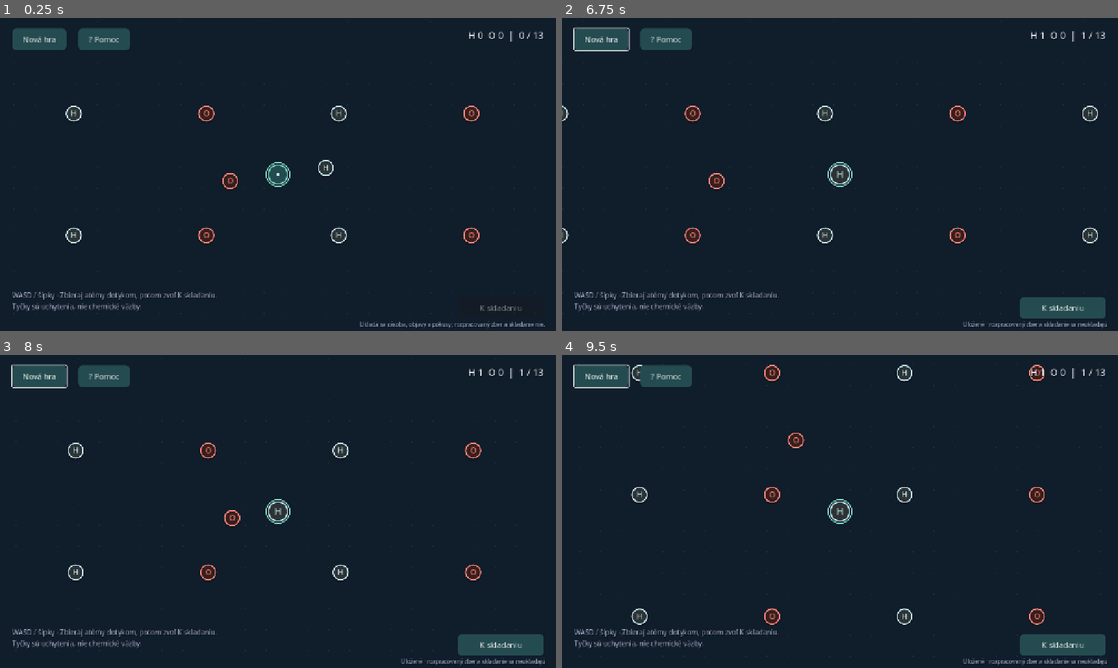
Above: before the commit, frames 1-4 (two rows, left to right).
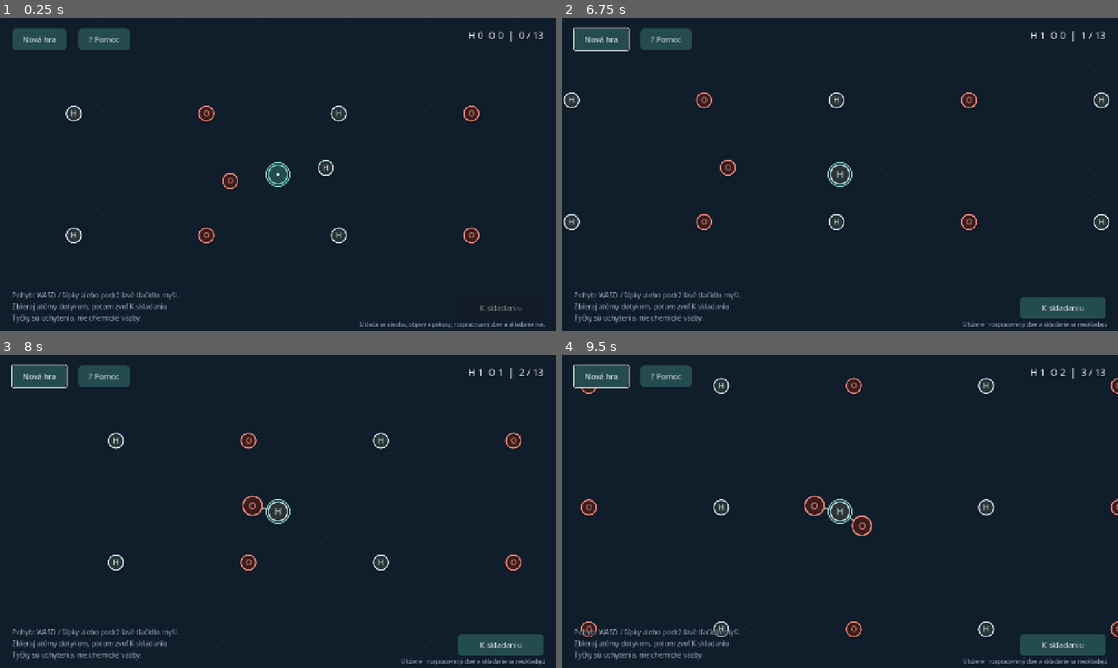
Above: after the commit, the same moments.

Repository: UCM-MS/T2-Alchemio
Game: Godot game, scene res://scenes/main.tscn
The game is run twice, just before and just after one commit, with the same random seed, the same clock (stepped at 60 frames per second) and the same inputs.
Inputs (mouse positions are in pixels of both pictures, inside the frame that each line leads up to):
- Up to frame 1 (0.25 s): no input
- Up to frame 2 (6.75 s): click "Nová hra" at 0.5 s; click "? Pomoc" at 1.25 s; click "Zrušiť" at 2 s; tap Enter at 2.75, 5.75 s; move the mouse to (962, 158) at 2.77 s; hold D (move_right) 2.78-3.5 s; hold Delete (delete_bond) 2.78-3.5 s; click (962, 158) at 2.92 s; click "K skladaniu" at 3.5 s; click "Začať odznova" at 4.25 s; tap Space at 5 s; drag from (728, 190) to (812, 237) at 5.02 s; move the mouse to (895, 105) at 5.77 s; hold D (move_right) 5.78-6.5 s; hold Delete (delete_bond) 5.78-6.5 s; click (895, 105) at 5.92 s; drag from (812, 237) to (673, 127) at 6.52 s
- Up to frame 3 (8 s): move the mouse to (444, 558) at 7.27 s; hold A (move_left) from 7.28 s (still down); hold Delete (delete_bond) from 7.28 s (still down); click (444, 558) at 7.42 s
- Up to frame 4 (9.5 s): release A (move_left) at 8 s; release Delete (delete_bond) at 8 s; drag from (673, 464) to (756, 433) at 8.02 s; move the mouse to (867, 511) at 8.77 s; hold S (move_down) from 8.78 s (still down); hold Delete (delete_bond) from 8.78 s (still down); click (867, 511) at 8.92 s

The runs differ from the first frame. In frame 1, 0.9% of the frame differs, in the area x 2-39%, y 87-98%; in frame 2, 3.4%; in frame 3, 3.2%; in frame 4, 4.2%, in the area x 2-100%, y 3-98%.

Commit message:
Add mouse steering and right-drag bond creation

Diff:
--- a/scripts/assembly_board.gd
+++ b/scripts/assembly_board.gd
@@ -15,7 +15,6 @@
 var positions: Dictionary = {}
 var inventory_target: PanelContainer
 var selected_bond := ""
-var bond_mode := false
 var drawing_bond := false
 var bond_cursor := Vector2.ZERO
 var dragging := -1
@@ -40,6 +39,7 @@
 	clip_contents = true
 	focus_mode = Control.FOCUS_ALL
 	resized.connect(_clamp_positions)
+	get_window().focus_exited.connect(cancel_interaction)
 
 func _process(delta: float) -> void:
 	if inspected_atom < 0 or not is_visible_in_tree():
@@ -120,50 +120,18 @@
 func _gui_input(event: InputEvent) -> void:
 	if graph.finalized:
 		return
-	if event is InputEventMouseButton and event.button_index == MOUSE_BUTTON_LEFT:
-		if event.pressed:
-			grab_focus()
-			var id := _atom_at(event.position)
-			_select_bond("" if id >= 0 else _bond_at(event.position))
-			dragging = id
-			drag_moved = false
-			drawing_bond = bond_mode and id >= 0
-			double_click = event.double_click and id >= 0 and id == inspected_atom
-			if id < 0:
-				inspected_atom = -1
-			else:
-				drag_origin = positions[id]
-				bond_cursor = event.position
-				drag_offset = drag_origin - event.position
-				if not drawing_bond:
-					drag_start_positions = {id: drag_origin}
-					if id != inspected_atom:
-						for group in recognized:
-							if not group.substance.is_empty() and id in group.atom_ids:
-								for member in group.atom_ids:
-									drag_start_positions[member] = positions[member]
-								break
-		else:
-			if dragging >= 0 and drag_moved and not drawing_bond and _over_inventory(event.position):
-				var id := dragging
-				# Dropping an inspected atom from a molecule packs the original whole model.
-				positions.merge(drag_start_positions, true)
-				drag_moved = false
-				_end_drag()
-				pack_atom(id)
-				accept_event()
-				return
-			var target_id := _atom_at(event.position)
-			if drawing_bond and drag_moved and target_id >= 0 and target_id != dragging:
-				var order: int = graph.order_between(dragging, target_id)
-				if order < 3:
-					connect_atoms(dragging, target_id, order + 1)
-			elif dragging >= 0 and not drag_moved and target_id == dragging:
-				if inspected_atom != dragging:
-					electron_orbit_phase = 0.0
-				inspected_atom = dragging
-				show_all_shells = double_click
-			_end_drag()
+	if event is InputEventMouseButton and event.button_index in [MOUSE_BUTTON_LEFT, MOUSE_BUTTON_RIGHT]:
+		var right_button: bool = event.button_index == MOUSE_BUTTON_RIGHT
+		if dragging >= 0 and drawing_bond != right_button:
+			accept_event()
+			return
+		if event.canceled:
+			cancel_interaction()
+		elif event.pressed:
+			if dragging < 0:
+				_begin_drag(event, right_button)
+		elif dragging >= 0:
+			_finish_drag(event.position)
 		queue_redraw()
 		accept_event()
 	elif event is InputEventMouseMotion and dragging >= 0:
@@ -181,6 +149,53 @@
 	elif event.is_action_pressed("delete_bond"):
 		delete_selected_bond()
 		accept_event()
+
+func _begin_drag(event: InputEventMouseButton, right_button: bool) -> void:
+	var id := _atom_at(event.position)
+	if right_button and id < 0:
+		return
+	grab_focus()
+	_select_bond("" if id >= 0 else _bond_at(event.position))
+	if id < 0:
+		inspected_atom = -1
+		return
+	dragging = id
+	drag_moved = false
+	drawing_bond = right_button
+	drag_origin = positions[id]
+	drag_offset = drag_origin - event.position
+	bond_cursor = event.position
+	if drawing_bond:
+		return
+	double_click = event.double_click and id == inspected_atom
+	drag_start_positions = {id: drag_origin}
+	if id != inspected_atom:
+		for group in recognized:
+			if not group.substance.is_empty() and id in group.atom_ids:
+				for member in group.atom_ids:
+					drag_start_positions[member] = positions[member]
+				break
+
+func _finish_drag(point: Vector2) -> void:
+	var target_id := _atom_at(point)
+	if drawing_bond:
+		if target_id >= 0 and target_id != dragging:
+			var order: int = graph.order_between(dragging, target_id)
+			if order < 3:
+				connect_atoms(dragging, target_id, order + 1)
+	elif drag_moved and _over_inventory(point):
+		var id := dragging
+		# Pack the original model even if only its inspected atom was being moved.
+		positions.merge(drag_start_positions, true)
+		drag_moved = false
+		pack_atom(id)
+		return
+	elif not drag_moved and target_id == dragging:
+		if inspected_atom != dragging:
+			electron_orbit_phase = 0.0
+		inspected_atom = dragging
+		show_all_shells = double_click
+	_end_drag()
 
 func _over_inventory(point: Vector2) -> bool:
 	return inventory_target != null and inventory_target.get_global_rect().has_point(get_global_transform() * point)
@@ -256,11 +271,6 @@
 	_end_drag()
 	_select_bond("")
 	inspected_atom = -1
-	queue_redraw()
-
-func set_bond_mode(enabled: bool) -> void:
-	_end_drag()
-	bond_mode = enabled
 	queue_redraw()
 
 func _draw() -> void:
--- a/scripts/assembly_panel.gd
+++ b/scripts/assembly_panel.gd
@@ -6,13 +6,13 @@
 const UI = preload("res://scripts/workspace_ui.gd")
 const BoardScene = preload("res://scenes/assembly_board.tscn")
 const HelpDialog = preload("res://scripts/help_dialog.gd")
-const CONTROLS_HELP := """Klik na atóm ukáže vonkajšiu vrstvu, dvojklik všetky vrstvy. S nástrojom Vytvoriť väzbu potiahni z jedného atómu na druhý. Rovnakým ťahom pridáš druhú a tretiu čiaru.
-
-Kliknutím na čiaru vyberieš väzbu. Odstrániš ju tlačidlom Odstrániť väzbu alebo klávesom Delete. S nástrojom Presunúť atóm potiahni rozkliknutý atóm, ak chceš pohnúť iba ním. Potiahnutím nerozkliknutého atómu presunieš celú rozpoznanú molekulu.
+const CONTROLS_HELP := """Klik na atóm ukáže vonkajšiu vrstvu, dvojklik všetky vrstvy. Podrž pravé tlačidlo myši na atóme a pusť ho nad druhým atómom. Rovnakým ťahom pridáš druhú a tretiu čiaru.
+
+Kliknutím na čiaru vyberieš väzbu. Odstrániš ju tlačidlom Odstrániť väzbu alebo klávesom Delete. Ľavým tlačidlom potiahni rozkliknutý atóm, ak chceš pohnúť iba ním. Potiahnutím nerozkliknutého atómu presunieš celú rozpoznanú molekulu.
 
 Zelený obrys označuje rozpoznaný model. Hra kontroluje, ktoré atómy sú spojené a akými väzbami. Polohu atómov môžeš meniť.
 
-V režime presunu potiahni atóm alebo rozpoznanú molekulu do inventára vľavo. Z nedokončeného modelu sa odpojí vybraný atóm. Kartu z inventára môžeš potiahnuť späť na voľné miesto na ploche.
+Ľavým tlačidlom potiahni atóm alebo rozpoznanú molekulu do inventára vľavo. Z nedokončeného modelu sa odpojí vybraný atóm. Kartu z inventára môžeš potiahnuť späť na voľné miesto na ploche.
 
 Do laboratória prenesieš iba obsah inventára. Dokončením skladania zahodíš všetko, čo ostalo na ploche."""
 const DUET_IMAGE = preload("res://assets/hydrogen_duet.svg")
@@ -30,7 +30,6 @@
 var confirmation: ConfirmationDialog
 var result_page: VBoxContainer
 var delete_button: Button
-var bonds_button: Button
 var result: Dictionary = {}
 var heading: Label
 var instructions: Label
@@ -68,30 +67,16 @@
 	var sidebar := UI.panel(workspace)
 	sidebar.custom_minimum_size.x = 246
 	controls = UI.column(sidebar, 8)
-	UI.label(controls, "NÁSTROJE", 13, UI.MUTED, true)
-	var move_button := UI.button(controls, "⊕    Presunúť atóm")
-	bonds_button = UI.button(controls, "═    Vytvoriť väzbu")
-	for tool in [move_button, bonds_button]:
-		tool.alignment = HORIZONTAL_ALIGNMENT_LEFT
-		tool.custom_minimum_size.y = 46
-	var modes := ButtonGroup.new()
-	for button in [move_button, bonds_button]:
-		button.toggle_mode = true
-		button.button_group = modes
-	move_button.button_pressed = true
-	move_button.pressed.connect(func():
-		board.set_bond_mode(false)
-		instructions.text = "Potiahni atóm alebo molekulu na iné miesto."
-	)
-	bonds_button.pressed.connect(func():
-		board.set_bond_mode(true)
-		instructions.text = "Potiahni medzi atómami. Opakovaním vytvoríš dvojitú alebo trojitú väzbu."
-	)
+	UI.label(controls, "OVLÁDANIE", 13, UI.MUTED, true)
+	UI.label(controls, "Ľavé tlačidlo", 16, UI.TEXT, true)
+	UI.label(controls, "Presuň atóm alebo molekulu.", 14, UI.MUTED).autowrap_mode = TextServer.AUTOWRAP_WORD_SMART
+	UI.label(controls, "Pravé tlačidlo", 16, UI.TEXT, true)
+	UI.label(controls, "Potiahni medzi atómami. Opakovaním pridáš ďalšiu väzbu.", 14, UI.MUTED).autowrap_mode = TextServer.AUTOWRAP_WORD_SMART
 	delete_button = UI.button(controls, "×    Odstrániť väzbu")
 	delete_button.alignment = HORIZONTAL_ALIGNMENT_LEFT
 	delete_button.hide()
 	delete_button.pressed.connect(func(): board.delete_selected_bond())
-	instructions = UI.label(controls, "Potiahni atóm alebo molekulu. Na tvorbu väzieb vyber Vytvoriť väzbu.", 14, UI.MUTED)
+	instructions = UI.label(controls, "", 14, UI.MUTED)
 	instructions.autowrap_mode = TextServer.AUTOWRAP_WORD_SMART
 	var help_dialog := HelpDialog.new()
 	add_child(help_dialog)
@@ -150,7 +135,7 @@
 		stock.remove_child(child)
 		child.queue_free()
 	if board.graph.packed_items.is_empty():
-		var hint := UI.label(stock, "Vyber Presunúť atóm. Sem potiahni atóm alebo molekulu, ktorú chceš vziať do laboratória.", 15, UI.MUTED)
+		var hint := UI.label(stock, "Ľavým tlačidlom sem potiahni atóm alebo molekulu, ktorú chceš vziať do laboratória.", 15, UI.MUTED)
 		hint.autowrap_mode = TextServer.AUTOWRAP_WORD_SMART
 		return
 	var stacks := {}
--- a/scripts/collection_map.gd
+++ b/scripts/collection_map.gd
@@ -11,6 +11,8 @@
 var cargo: Array[Dictionary] = []
 var capacity: int
 var active := true
+var following_mouse := false
+var pointer_position := Vector2.ZERO
 var available_elements: Array[String] = ["H", "O"]
 
 func _ready() -> void:
@@ -23,6 +25,7 @@
 	add_child(collector)
 	collector.position = WORLD_SIZE / 2
 	collector.z_index = 1
+	get_window().focus_exited.connect(func(): following_mouse = false)
 	camera = Camera2D.new()
 	camera.limit_left = 0
 	camera.limit_top = 0
@@ -54,10 +57,26 @@
 	cargo_changed.emit(cargo.duplicate(true), capacity)
 	queue_redraw()
 
+func handle_map_input(event: InputEvent) -> void:
+	if not active:
+		return
+	if event is InputEventMouseButton and event.button_index == MOUSE_BUTTON_LEFT:
+		following_mouse = event.pressed and not event.canceled
+		pointer_position = event.position
+	elif event is InputEventMouseMotion and following_mouse:
+		pointer_position = event.position
+		following_mouse = (event.button_mask & MOUSE_BUTTON_MASK_LEFT) != 0
+
 func _physics_process(delta: float) -> void:
 	if not active:
 		return
-	collector.move_in_arena(Input.get_vector("move_left", "move_right", "move_up", "move_down"), delta, WORLD_SIZE)
+	var direction := Input.get_vector("move_left", "move_right", "move_up", "move_down")
+	if following_mouse and direction.is_zero_approx() and delta > 0.0:
+		# The camera moves under a held cursor, even between mouse motion events.
+		var target := get_global_transform_with_canvas().affine_inverse() * pointer_position
+		var offset: Vector2 = target - collector.position
+		direction = (offset / (Collector.SPEED * delta)).limit_length()
+	collector.move_in_arena(direction, delta, WORLD_SIZE)
 	if cargo.size() >= capacity:
 		return
 	for id in free_atoms.keys():
@@ -82,6 +101,7 @@
 	if not active or cargo.is_empty():
 		return
 	active = false
+	following_mouse = false
 	collection_finished.emit(cargo.duplicate(true))
 
 func resume_collection() -> void:
--- a/scripts/main.gd
+++ b/scripts/main.gd
@@ -62,7 +62,8 @@
 	screen.theme.set_stylebox("pressed", "Button", hover)
 	map_page = Control.new()
 	map_page.set_anchors_and_offsets_preset(Control.PRESET_FULL_RECT)
-	map_page.mouse_filter = Control.MOUSE_FILTER_IGNORE
+	map_page.mouse_filter = Control.MOUSE_FILTER_STOP
+	map_page.gui_input.connect(func(event: InputEvent): collection_map.handle_map_input(event))
 	screen.add_child(map_page)
 	cargo_label = add_label(map_page, "", 22)
 	cargo_label.set_anchors_and_offsets_preset(Control.PRESET_TOP_RIGHT)
@@ -155,7 +156,7 @@
 	help_button.text = "? Pomoc"
 	help_button.position = Vector2(180, 24)
 	map_page.add_child(help_button)
-	help_button.pressed.connect(func(): map_help.open("Zber atómov", "Pohybuj sa pomocou WASD alebo šípok. Atóm sa pripojí pri dotyku ľubovoľnou čas …(375 unchanged characters)…
+	help_button.pressed.connect(func(): map_help.open("Zber atómov", "Pohybuj sa pomocou WASD alebo šípok. Ak chceš ísť za kurzorom, podrž na mape ľavé tlačidlo myši. Atóm sa pripojí pri dotyku ľubovoľnou čas …(375 unchanged characters)…
 	reset_confirmation = ConfirmationDialog.new()
 	reset_confirmation.exclusive = true
 	reset_confirmation.title = "Nová hra?"
@@ -208,7 +209,7 @@
 	preview_page.hide()
 	target.add_child(preview_page)
 	preview_page.board.graph.configure_elements(research.available_elements)
-	preview_page.instructions.text += "  " + research.assembly_goal()
+	preview_page.instructions.text = research.assembly_goal()
 	preview_page.return_requested.connect(_return_to_map)
 	preview_page.completed.connect(_assembly_completed)
 	preview_page.new_collection_requested.connect(_new_collection)
@@ -301,7 +302,7 @@
 		parts.append("%s %d" % [symbol, counts.get(symbol, 0)])
 	cargo_label.text = "%s  |  %d / %d" % ["  ".join(parts), atoms.size(), capacity]
 	finish_button.disabled = atoms.is_empty()
-	hint_label.text = "WASD / šípky · Zbieraj atómy dotykom, potom zvoľ K skladaniu.\nTyčky sú uchytenia, nie chemické väzby."
+	hint_label.text = "Pohyb: WASD / šípky alebo podrž ľavé tlačidlo myši.\nZbieraj atómy dotykom, potom zvoľ K skladaniu.\nTyčky sú uchytenia, nie chemické väzby."
 	if atoms.size() >= capacity:
 		hint_label.text += "\nZberač je plný. Pokračuj k skladaniu."
 
--- a/tests/assembly_test.gd
+++ b/tests/assembly_test.gd
@@ -76,17 +76,19 @@
 	await click_board(board, board.positions[0])
 	await drag_board(board, board.positions[0], initial)
 	check(board.positions[0].distance_to(initial) < 1 and board.graph.bonds.is_empty(), "Move mode drags an inspected atom")
-	await click_control(panel.bonds_button)
+	var before_bonds: Dictionary = board.positions.duplicate()
 	await click_board(board, board.positions[0])
-	await drag_board(board, board.positions[0], board.positions[1])
+	await drag_board(board, board.positions[0], board.positions[1], MOUSE_BUTTON_RIGHT)
 	await click_board(board, board.positions[2])
-	await drag_board(board, board.positions[2], board.positions[1])
+	await drag_board(board, board.positions[2], board.positions[1], MOUSE_BUTTON_RIGHT)
 	await click_board(board, board.positions[3])
-	await drag_board(board, board.positions[3], board.positions[5])
-	await drag_board(board, board.positions[3], board.positions[5])
-	check(board.graph.preview().products == {"water": 1, "oxygen": 1}, "Mouse builds both molecules")
-	await drag_board(board, board.positions[3], board.positions[5])
-	await drag_board(board, board.positions[3], board.positions[5])
+	await drag_board(board, board.positions[3], board.positions[5], MOUSE_BUTTON_RIGHT)
+	await drag_board(board, board.positions[3], board.positions[5], MOUSE_BUTTON_RIGHT)
+	check(board.graph.preview().products == {"water": 1, "oxygen": 1} and board.positions == before_bonds, "Right drags build both molecules without moving atoms")
+	await drag_board(board, board.positions[0], Vector2(20, 25), MOUSE_BUTTON_RIGHT)
+	check(board.positions == before_bonds and board.graph.bonds.size() == 3, "Right release over empty space cancels the bond")
+	await drag_board(board, board.positions[3], board.positions[5], MOUSE_BUTTON_RIGHT)
+	await drag_board(board, board.positions[3], board.positions[5], MOUSE_BUTTON_RIGHT)
 	check(board.graph.order_between(3, 5) == 3, "Repeated gestures stop at a triple bond")
 	board.connect_atoms(3, 5, 2)
 	await click_board(board, (board.positions[0] + board.positions[1]) / 2)
@@ -109,7 +111,6 @@
 	# Separate molecules spatially to inspect green outlines, formulas and lines.
 	board.positions = {0: Vector2(110, 125), 1: Vector2(200, 185), 2: Vector2(290, 125), 3: Vector2(400, 130), 4: Vector2(340, 236), 5: Vector2(505, 130)}
 	board.queue_redraw()
-	board.set_bond_mode(false)
 	var to_tray: Vector2 = board.get_global_transform().affine_inverse() * board.inventory_target.get_global_rect().get_center()
 	await drag_board(board, board.positions[0], to_tray)
 	check(board.graph.packed_items.has(0) and board.graph.atoms.size() == 3, "Dragging a molecule packs every member")
@@ -177,11 +178,11 @@
 		root.push_input(event, true)
 		await process_frame
 
-func drag_board(board: Control, from: Vector2, to: Vector2) -> void:
+func drag_board(board: Control, from: Vector2, to: Vector2, button := MOUSE_BUTTON_LEFT) -> void:
 	var transform := board.get_global_transform_with_canvas()
 	var down := InputEventMouseButton.new()
 	down.position = transform * from
-	down.button_index = MOUSE_BUTTON_LEFT
+	down.button_index = button
 	down.pressed = true
 	root.push_input(down, true)
 	await process_frame
@@ -191,12 +192,12 @@
 		motion = InputEventMouseMotion.new()
 		motion.position = point
 		motion.relative = point - start
-		motion.button_mask = MOUSE_BUTTON_MASK_LEFT
+		motion.button_mask = MOUSE_BUTTON_MASK_RIGHT if button == MOUSE_BUTTON_RIGHT else MOUSE_BUTTON_MASK_LEFT
 		root.push_input(motion, true)
 		await process_frame
 	var up := InputEventMouseButton.new()
 	up.position = transform * to
-	up.button_index = MOUSE_BUTTON_LEFT
+	up.button_index = button
 	up.pressed = false
 	root.push_input(up, true)
 	await process_frame
--- a/tests/collection_test.gd
+++ b/tests/collection_test.gd
@@ -24,6 +24,26 @@
 		counts[atom.element_id] += 1
 	check(counts.H == 24 and counts.O == 24, "Balanced H/O supply")
 	var initial: Vector2 = arena.collector.position
+	arena.camera.force_update_scroll()
+	var center: Vector2 = arena.get_global_transform_with_canvas() * initial
+	map_click(center + Vector2(0, 100), true)
+	arena._physics_process(0.1)
+	check(arena.collector.position.is_equal_approx(initial + Vector2(0, 25.5)), "Holding left on the map steers at collection speed")
+	var motion := InputEventMouseMotion.new()
+	motion.position = arena.get_global_transform_with_canvas() * (arena.collector.position + Vector2(5, 0))
+	motion.button_mask = MOUSE_BUTTON_MASK_LEFT
+	root.push_input(motion, true)
+	arena._physics_process(0.1)
+	check(arena.collector.position.is_equal_approx(initial + Vector2(5, 25.5)), "Moving the cursor redirects steering without overshoot")
+	map_click(motion.position, false)
+	arena.collector.position = initial
+	arena._physics_process(0.1)
+	check(arena.collector.position == initial, "Releasing the mouse stops steering")
+	map_click(Vector2(55, 45), true)
+	arena._physics_process(0.1)
+	check(arena.collector.position == initial, "Pressing the reset button does not steer")
+	map_click(Vector2(55, 45), false)
+	main.reset_confirmation.hide()
 	Input.action_press("move_right")
 	arena._physics_process(0.1)
 	Input.action_release("move_right")
@@ -100,6 +120,13 @@
 	await process_frame
 	quit(0 if failures.is_empty() else 1)
 
+func map_click(point: Vector2, pressed: bool) -> void:
+	var button := InputEventMouseButton.new()
+	button.position = point
+	button.button_index = MOUSE_BUTTON_LEFT
+	button.pressed = pressed
+	root.push_input(button, true)
+
 func screenshot(path: String) -> void:
 	if DisplayServer.get_name() == "headless":
 		return
